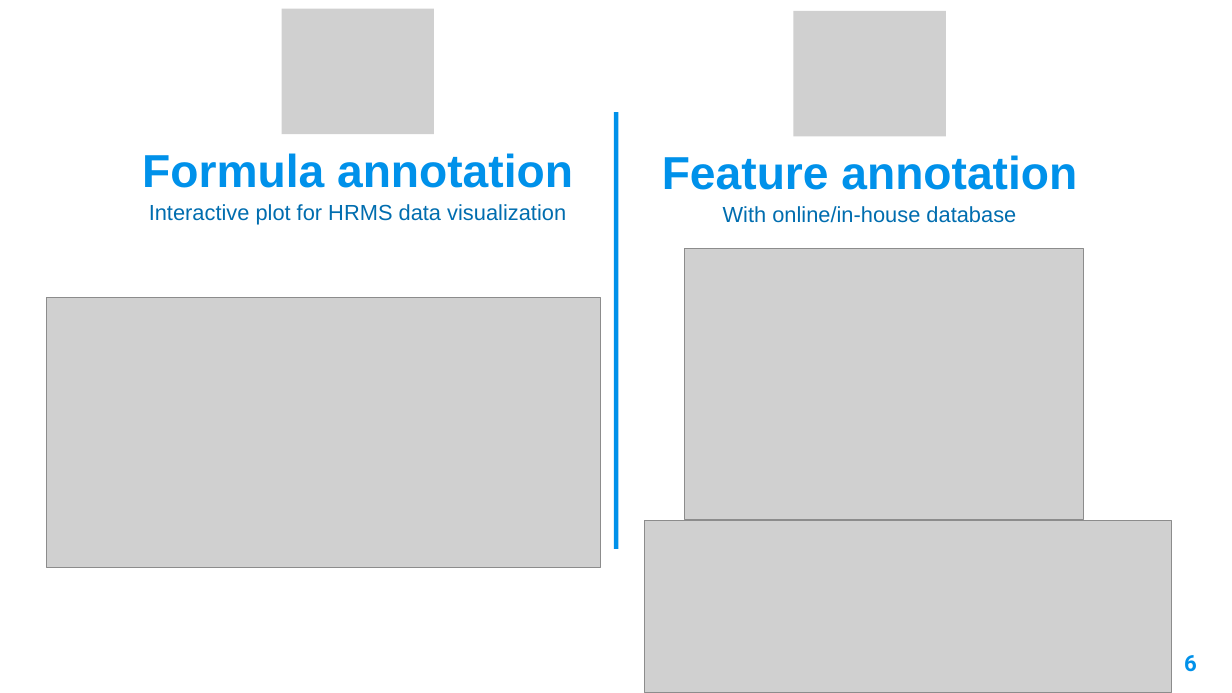
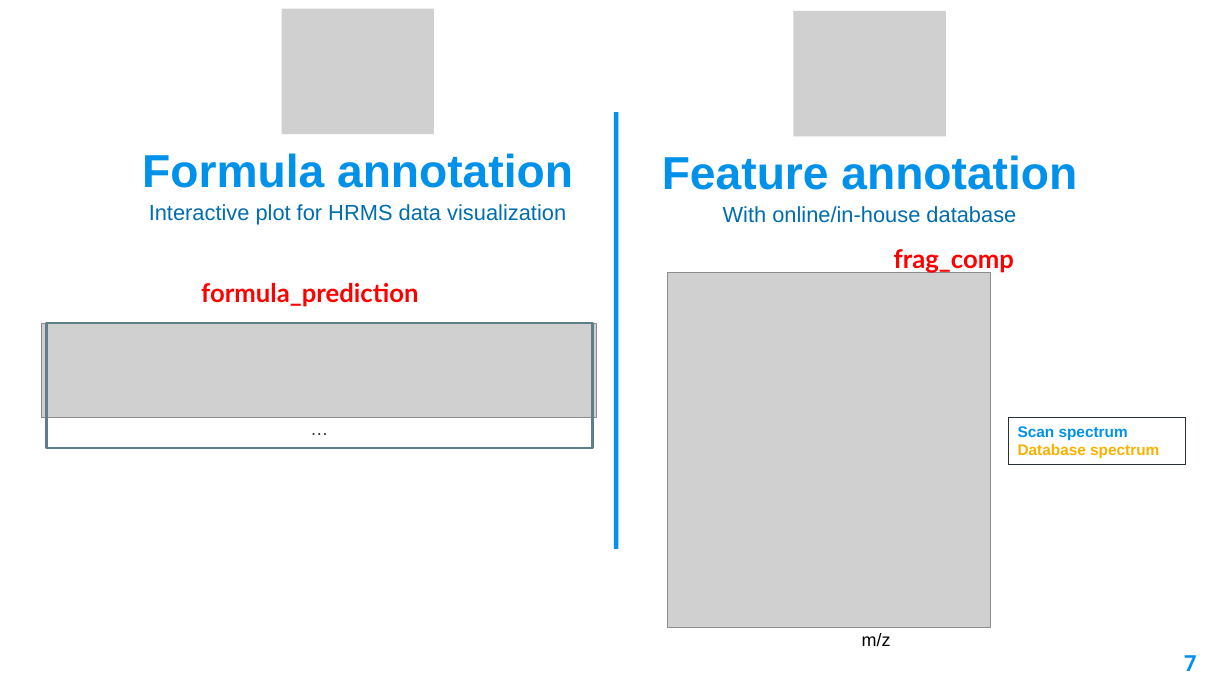
Before and after one commit to XiminHu/mass-suite, a slide deck: slide 7 of doc/20210326 ACS presentation.pptx (slide 6 before the commit). Drawn at 1232x693 pixels with LibreOffice and Linux fonts; fonts in the diff are those of the drawing; grey boxes stand for pictures. Boxes give left, top, right and bottom in pixels: in the first picture for what was removed or moved away, otherwise in the second. Text is boxed around its words. In the diff, an @@ line names an element or a change of style, - is before the commit and + after.

```diff
--- a/doc/20210326 ACS presentation.pptx
+++ b/doc/20210326 ACS presentation.pptx
@@ text added at <box>894,249,1014,273</box>, 20 pt, text #FF0000, bold @@
+frag_comp
@@ text added at <box>201,283,418,307</box>, 20 pt, text #FF0000, bold @@
+formula_prediction
@@ picture: place and size @@
-picture at <box>685,249,1084,519</box>
+picture at <box>667,273,991,628</box>
@@ picture: place and size @@
-picture at <box>46,298,601,567</box>
+picture at <box>42,323,596,418</box>
@@ rectangle added at <box>46,323,592,448</box>, outline #607D8B 2 pt, 14 pt, text #263238 @@
+…
@@ rectangle added at <box>1008,418,1186,464</box>, fill #FFFFFF, outline #263238 0.75 pt, 12 pt, text #F8B200, bold @@
+Scan spectrum
+Database spectrum
@@ picture removed at <box>645,521,1172,693</box> @@
@@ text added at <box>862,633,891,647</box>, 14 pt, text #000000 @@
+m/z
@@ page number at <box>1184,655,1197,671</box>: text changed @@
-6
+7
```
Also in this commit, not shown: 14 other slides changed, 3 slides added, 2 slides removed, 7 other files.
